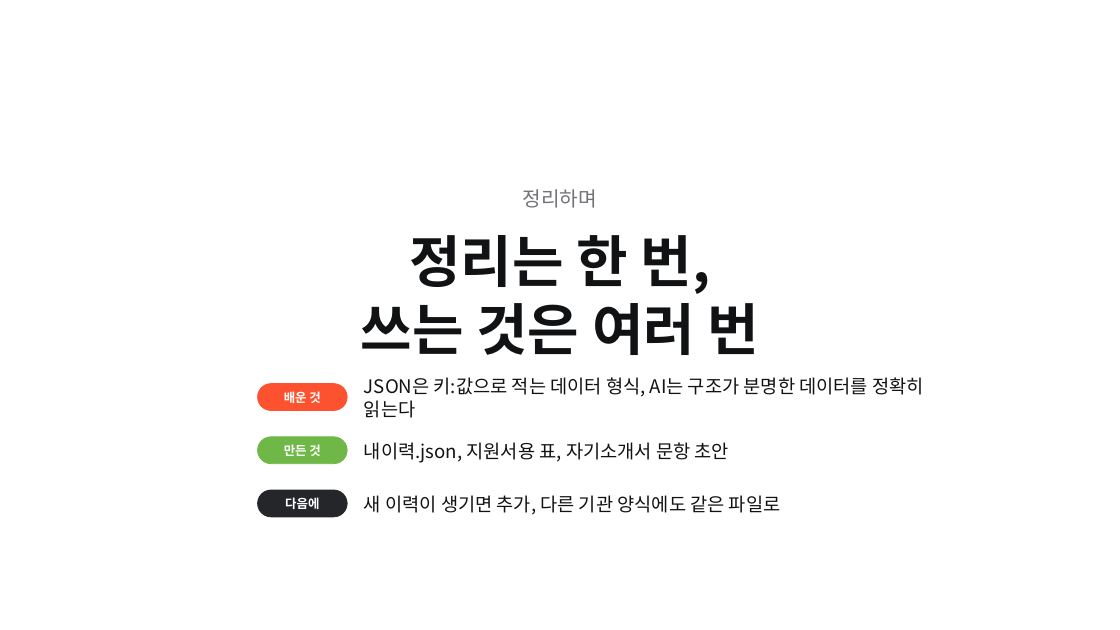
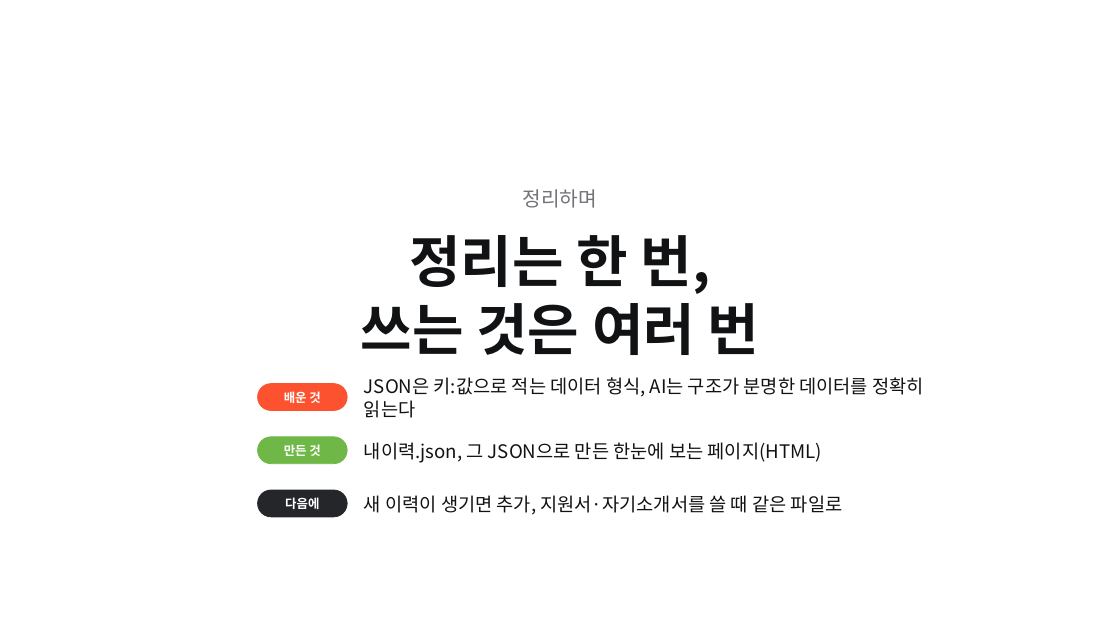
Before and after one commit to pa3757/KPX_knewdeal, a slide deck: slide 24 of instructor/특별실습_Claude_이력JSON.pptx (slide 21 before the commit). Drawn at 1120x630 pixels with LibreOffice and Linux fonts; fonts in the diff are those of the drawing; background and template pictures are left out. Boxes give left, top, right and bottom in pixels: in the first picture for what was removed or moved away, otherwise in the second. Text is boxed around its words. In the diff, an @@ line names an element or a change of style, - is before the commit and + after.

```diff
--- a/instructor/특별실습_Claude_이력JSON.pptx
+++ b/instructor/특별실습_Claude_이력JSON.pptx
@@ text at <box>364,442,822,463</box>: text changed @@
-내이력.json, 지원서용 표, 자기소개서 문항 초안
+내이력.json, 그 JSON으로 만든 한눈에 보는 페이지(HTML)
@@ text at <box>364,495,843,515</box>: text changed @@
-새 이력이 생기면 추가, 다른 기관 양식에도 같은 파일로
+새 이력이 생기면 추가, 지원서·자기소개서를 쓸 때 같은 파일로
```
Also in this commit, not shown: 8 other slides changed, 3 slides added, 35 other files.
